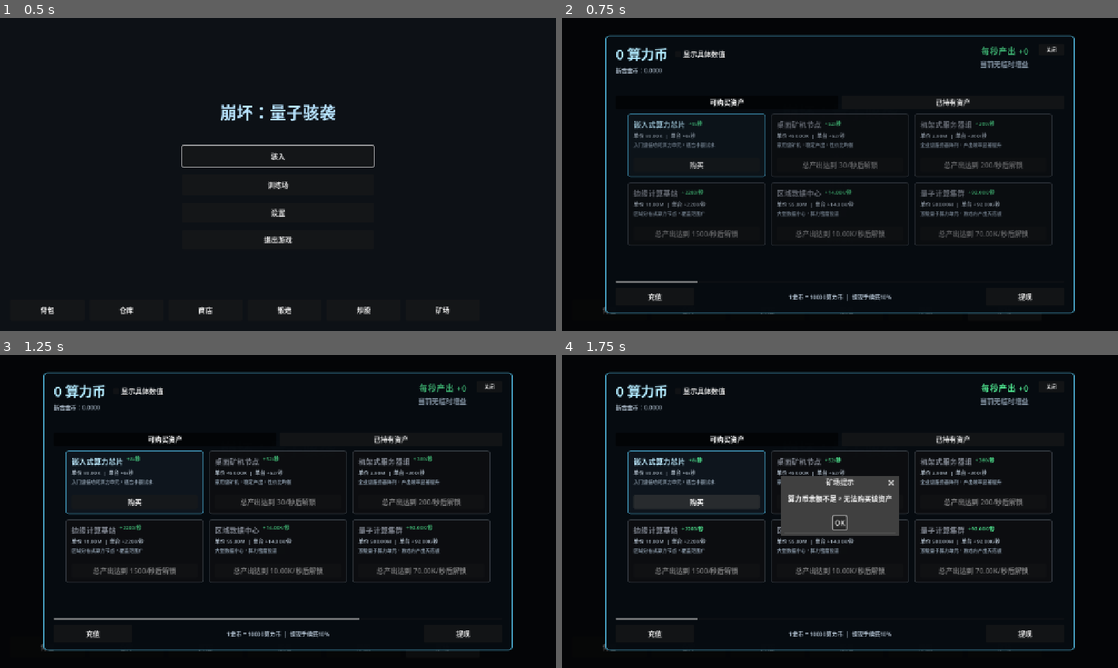
Above: before the commit, frames 1-4 (two rows, left to right).
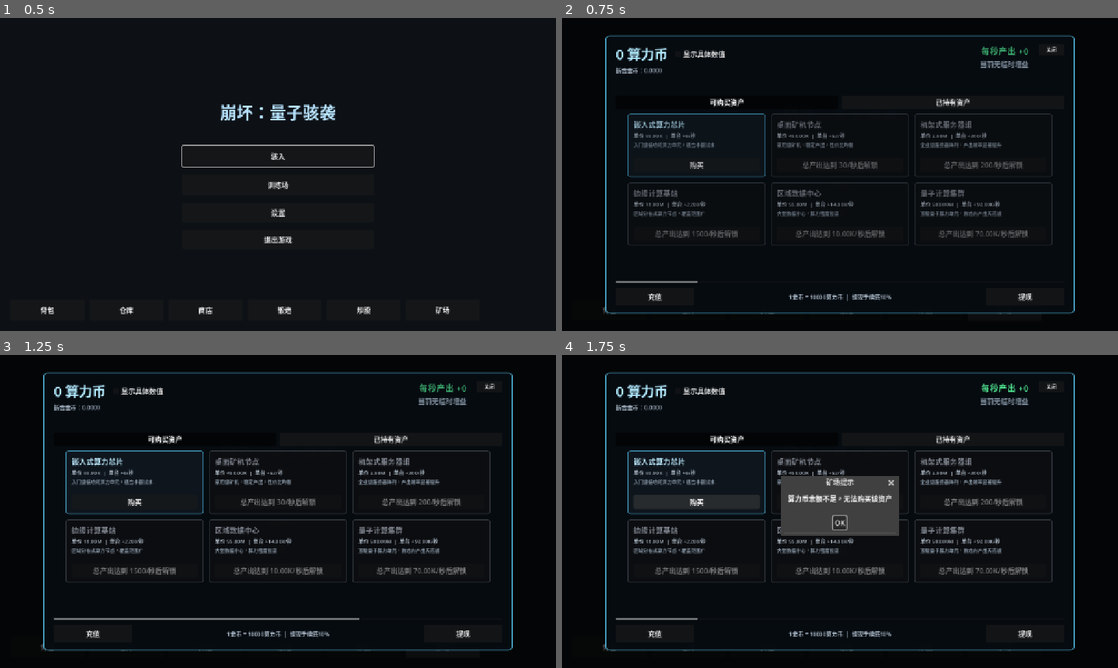
Above: after the commit, the same moments.

Repository: LisBam/StarHacker
Game: Godot game, scene res://scenes/ui/main_menu.tscn
The game is run twice, just before and just after one commit, with the same random seed, the same clock (stepped at 60 frames per second) and the same inputs.
Inputs:
- Up to frame 1 (0.5 s): no input
- Up to frame 2 (0.75 s): click "矿场" at 0.5 s
- Up to frame 3 (1.25 s): no input
- Up to frame 4 (1.75 s): click "购买" at 1.25 s

Frame 1 is identical in both runs. In frame 2, 0.2% of the frame differs, in the area x 21-78%, y 32-57%; in frame 3, 0.2%, in the area x 21-78%, y 32-56%; in frame 4, 0.2%.

Commit message:
1.新增资产单台收益飘字组件   2.调整资产飘字生成频率   3.重构矿场逐次收益反馈   4.移除资产固定收益呼吸文字   5.完善矿场收益动效文档

Diff:
--- /dev/null
+++ b/scripts/components/mining_income_float_emitter.gd
@@ -0,0 +1,99 @@
+extends Control
+class_name MiningIncomeFloatEmitter
+
+## 矿场资产收益飘字发射器按持有数量生成独立的单台收益文字。
+## 每台资产每秒对应一次逻辑发射，数量越多，发射间隔越短；组件只负责视觉，不参与真实收益结算。
+
+## 单个飘字持续时间；默认 0.85 秒，控制文字从出现到完全消失的总时长。
+@export_range(0.20, 3.0, 0.05) var float_duration_seconds: float = 0.85
+## 单个飘字上升距离；默认 24 像素，正值表示从名称右侧向上移动。
+@export_range(4.0, 80.0, 1.0) var rise_distance: float = 24.0
+## 飘字横向随机范围；默认 14 像素，避免多个资产同时产出时文字完全重叠。
+@export_range(0.0, 60.0, 1.0) var horizontal_spread: float = 14.0
+## 单帧最大生成数量；默认 12，用于极端资产数量下保护 UI 节点创建开销，不改变真实收益。
+@export_range(1, 128, 1) var maximum_spawns_per_frame: int = 12
+## 飘字字体大小；默认 12，与资产名称后的紧凑收益反馈保持协调。
+@export_range(8, 28, 1) var float_font_size: int = 12
+## 飘字颜色；默认亮绿色，和矿场全局收益反馈使用相同收益语义。
+@export var float_color: Color = Color(0.34, 1.0, 0.62, 1.0)
+
+## 当前资产持有数量；默认 0，每个单位每秒贡献一次视觉发射频率。
+var _asset_quantity: int = 0
+## 当前单台每秒整数收益；默认 0，决定每个独立飘字显示的数值。
+var _unit_income_per_second: int = 0
+## 是否显示真实整数；默认 false 使用 K/M/B 缩写，与矿场顶部开关保持一致。
+var _show_exact_values: bool = false
+## 尚未发射的逻辑数量累计；按 delta × 持有数量增长，达到 1 时生成一个飘字。
+var _spawn_accumulator: float = 0.0
+## 随机数生成器；默认启动时随机化，用于分散飘字横向位置和轻微起始高度。
+var _random: RandomNumberGenerator = RandomNumberGenerator.new()
+
+
+func _ready() -> void:
+	mouse_filter = Control.MOUSE_FILTER_IGNORE
+	_random.randomize()
+	set_process(_asset_quantity > 0 and _unit_income_per_second > 0)
+
+
+func configure(asset_quantity: int, unit_income_per_second: int, show_exact_values: bool) -> void:
+	## 配置当前卡片的持有数量、单台收益和格式；可在加入场景树前安全调用。
+	_asset_quantity = maxi(asset_quantity, 0)
+	_unit_income_per_second = maxi(unit_income_per_second, 0)
+	_show_exact_values = show_exact_values
+	_spawn_accumulator = 0.0
+	set_process(_asset_quantity > 0 and _unit_income_per_second > 0)
+
+
+func _process(delta: float) -> void:
+	if _asset_quantity <= 0 or _unit_income_per_second <= 0 or not is_visible_in_tree():
+		return
+	# 本帧新增逻辑发射量；每个资产单位每秒增加 1，使数量与飘字速度保持线性关系。
+	_spawn_accumulator += maxf(delta, 0.0) * float(_asset_quantity)
+	# 本帧应发射数量；只取完整单位，余下小数留到后续帧继续累计。
+	var requested_spawns: int = int(floor(_spawn_accumulator))
+	if requested_spawns <= 0:
+		return
+	# 实际生成数量；极端数量下按单帧保护上限逐帧消化积压，避免一次创建大量控件卡死界面。
+	var actual_spawns: int = mini(requested_spawns, maxi(maximum_spawns_per_frame, 1))
+	_spawn_accumulator -= float(actual_spawns)
+	for _spawn_index in range(actual_spawns):
+		_spawn_income_float()
+
+
+func _spawn_income_float() -> void:
+	# 单台收益飘字；每个标签对应一个资产单位的一次每秒收益反馈。
+	var income_label: Label = Label.new()
+	income_label.mouse_filter = Control.MOUSE_FILTER_IGNORE
+	income_label.text = "+%s" % _format_value(_unit_income_per_second)
+	income_label.add_theme_font_size_override("font_size", float_font_size)
+	income_label.add_theme_color_override("font_color", float_color)
+	# 起始位置；横向随机散开并保留少量纵向偏移，使高频文字仍能分辨。
+	var start_position: Vector2 = Vector2(
+		_random.randf_range(-horizontal_spread, horizontal_spread),
+		_random.randf_range(3.0, 9.0)
+	)
+	income_label.position = start_position
+	income_label.modulate.a = 0.0
+	add_child(income_label)
+	# 飘字动画；先快速显现，再持续上升并逐渐完全消失，结束后释放节点。
+	var tween: Tween = create_tween().set_parallel(true)
+	tween.tween_property(income_label, "position:y", start_position.y - rise_distance, float_duration_seconds).set_trans(Tween.TRANS_QUAD).set_ease(Tween.EASE_OUT)
+	tween.tween_property(income_label, "modulate:a", 1.0, minf(float_duration_seconds * 0.18, 0.15))
+	var fade_tween: PropertyTweener = tween.tween_property(income_label, "modulate:a", 0.0, float_duration_seconds * 0.68)
+	fade_tween.set_delay(float_duration_seconds * 0.32)
+	tween.chain().tween_callback(income_label.queue_free)
+
+
+func _format_value(value: int) -> String:
+	## 根据矿场显示开关格式化单台收益；格式变化只影响文字，不改变每台资产的逻辑发射次数。
+	if _show_exact_values:
+		return str(value)
+	# 绝对值；决定 K、M、B 单位，资产收益本身始终为非负整数。
+	var absolute_value: int = absi(value)
+	if absolute_value >= 1000000000:
+		return "%.2fB" % (float(value) / 1000000000.0)
+	if absolute_value >= 1000000:
+		return "%.2fM" % (float(value) / 1000000.0)
+	if absolute_value >= 10000:
+		return "%.2fK" % (float(value) / 1000.0)
+	return str(value)
--- a/scripts/game/mining_farm_service.gd
+++ b/scripts/game/mining_farm_service.gd
@@ -5,6 +5,8 @@
 
 signal balance_changed(balance: int, delta: int)
 signal production_changed(production_per_second: int)
+## 产出结算完成信号；参数为本次实际收益和覆盖的完整秒数，UI 可逐次播放收益飘字。
+signal production_settled(earned: int, settled_seconds: int)
 signal assets_changed
 signal buffs_changed
 
@@ -280,6 +282,7 @@
 	if earned <= 0:
 		return
 	_change_balance(earned)
+	production_settled.emit(earned, maxi(whole_seconds, 0))
 
 
 func _change_balance(delta: int) -> void:
--- a/scripts/ui/mining_farm_panel.gd
+++ b/scripts/ui/mining_farm_panel.gd
@@ -9,6 +9,8 @@
 const SELL_QUANTITY_DIALOG_SCRIPT: Script = preload("res://scripts/ui/sell_quantity_dialog.gd")
 ## 股市同款二次确认弹窗；矿场交易在数量选择后统一展示最终金额并等待再次确认。
 const COMMON_CONFIRMATION_DIALOG_SCRIPT: Script = preload("res://scripts/ui/common_confirmation_dialog.gd")
+## 资产单台收益飘字组件；每台资产每秒生成一次独立上升淡出文字。
+const MINING_INCOME_FLOAT_EMITTER_SCRIPT: Script = preload("res://scripts/components/mining_income_float_emitter.gd")
 
 ## 可购买资产页标识；用于标签按钮与列表重建，不写入存档。
 const TAB_AVAILABLE: String = "available"
@@ -113,8 +115,6 @@
 	_displayed_balance = float(balance_before_open)
 	_refresh_all(false)
 	_animate_balance_to(current_balance)
-	if current_balance > balance_before_open:
-		_show_floating_feedback("累计新增收益 +%s" % _format_integer_value(current_balance - balance_before_open))
 	_animate_cards_in()
 
 
@@ -125,6 +125,8 @@
 		_service.connect("balance_changed", Callable(self, "_on_balance_changed"))
 	if _service.has_signal("production_changed"):
 		_service.connect("production_changed", Callable(self, "_on_production_changed"))
+	if _service.has_signal("production_settled"):
+		_service.connect("production_settled", Callable(self, "_on_production_settled"))
 	if _service.has_signal("assets_changed"):
 		_service.connect("assets_changed", Callable(self, "_on_assets_changed"))
 	if _service.has_signal("buffs_changed"):
@@ -409,7 +411,7 @@
 	var content: VBoxContainer = VBoxContainer.new()
 	content.add_theme_constant_override("separation", 4)
 	margin.add_child(content)
-	# 名称与收益行；每类资产名称右侧持续显示该类当前绿色收益飘字。
+	# 名称与收益行；名称右侧挂载单台收益飘字发射区域，不显示固定汇总文字。
 	var name_row: HBoxContainer = HBoxContainer.new()
 	name_row.add_theme_constant_override("separation", 8)
 	content.add_child(name_row)
@@ -418,14 +420,16 @@
 	name_label.add_theme_color_override("font_color", Color(0.74, 0.92, 1.0, 1.0) if unlocked else Color(0.48, 0.50, 0.54, 1.0))
 	name_label.text = str(definition.get("name", "未知资产"))
 	name_row.add_child(name_label)
-	var asset_yield_label: Label = Label.new()
-	asset_yield_label.add_theme_font_size_override("font_size", 12)
-	asset_yield_label.add_theme_color_override("font_color", Color(0.34, 1.0, 0.62, 1.0))
-	# 卡片收益；可购买页显示单台收益，已持有页显示该类资产当前总收益。
-	var displayed_asset_yield: int = int(definition.get("production", 0)) if _active_tab == TAB_AVAILABLE else quantity * int(definition.get("production", 0))
-	asset_yield_label.text = "+%s/秒" % _format_integer_value(displayed_asset_yield)
-	name_row.add_child(asset_yield_label)
-	_play_asset_yield_float(asset_yield_label)
+	# 飘字承载区；固定宽度避免高频收益文字推动名称行布局。
+	var income_float_area: Control = Control.new()
+	income_float_area.custom_minimum_size = Vector2(104.0, 24.0)
+	income_float_area.mouse_filter = Control.MOUSE_FILTER_IGNORE
+	name_row.add_child(income_float_area)
+	# 单台收益发射器；实际持有量为 0 时保持静默，持有 N 台时每秒逻辑发射 N 次。
+	var income_emitter: Control = MINING_INCOME_FLOAT_EMITTER_SCRIPT.new() as Control
+	income_emitter.set_anchors_and_offsets_preset(Control.PRESET_FULL_RECT)
+	income_emitter.call("configure", quantity, int(definition.get("production", 0)), _show_exact_values)
+	income_float_area.add_child(income_emitter)
 	var detail_label: Label = Label.new()
 	detail_label.add_theme_font_size_override("font_size", 12)
 	detail_label.add_theme_color_override("font_color", Color(0.67, 0.72, 0.77, 1.0))
@@ -535,12 +539,17 @@
 	_rebuild_assets()
 
 
-func _on_balance_changed(balance: int, delta: int) -> void:
+func _on_balance_changed(balance: int, _delta: int) -> void:
 	if not visible:
 		return
 	_animate_balance_to(balance)
-	if delta > 0 and _dialog_action.is_empty():
-		_show_floating_feedback("+%s" % _format_integer_value(delta))
+
+
+func _on_production_settled(earned: int, _settled_seconds: int) -> void:
+	## 每次真实产出结算都在左上余额区生成一次上升淡出收益文字，交易到账不会误触发。
+	if not visible or earned <= 0:
+		return
+	_show_floating_feedback("+%s" % _format_integer_value(earned))
 
 
 func _on_production_changed(_production: int) -> void:
@@ -647,16 +656,6 @@
 	_refresh_balance_text()
 	_refresh_production()
 	_rebuild_assets()
-
-
-func _play_asset_yield_float(label: Label) -> void:
-	## 循环播放资产收益绿色飘字；只改变局部位置和透明度，不参与服务结算。
-	var origin_position: Vector2 = label.position
-	var tween: Tween = create_tween().set_loops()
-	tween.tween_property(label, "position:y", origin_position.y - 4.0, 0.55).set_trans(Tween.TRANS_SINE)
-	tween.parallel().tween_property(label, "modulate:a", 0.62, 0.55)
-	tween.tween_property(label, "position:y", origin_position.y, 0.55).set_trans(Tween.TRANS_SINE)
-	tween.parallel().tween_property(label, "modulate:a", 1.0, 0.55)
 
 
 func _get_asset_definition(asset_id: String) -> Dictionary:
Not shown, added: scripts/components/mining_income_float_emitter.gd.uid
Not shown, changed: docs/mining_farm.md
Not shown, changed: docs/游戏机制与玩法内容.md
